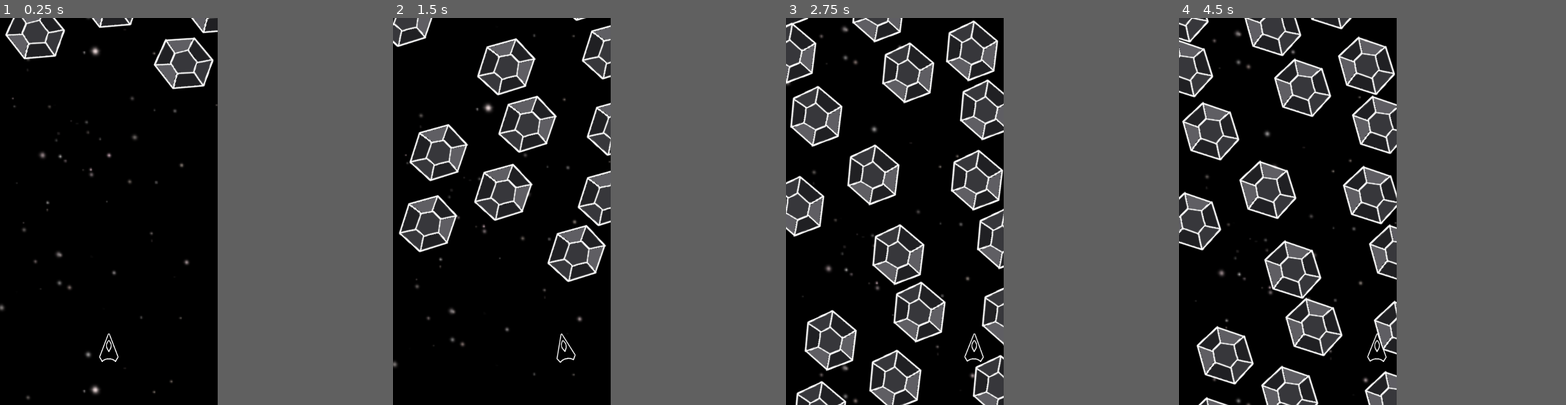
Above: before the commit, frames 1-4 (left to right).
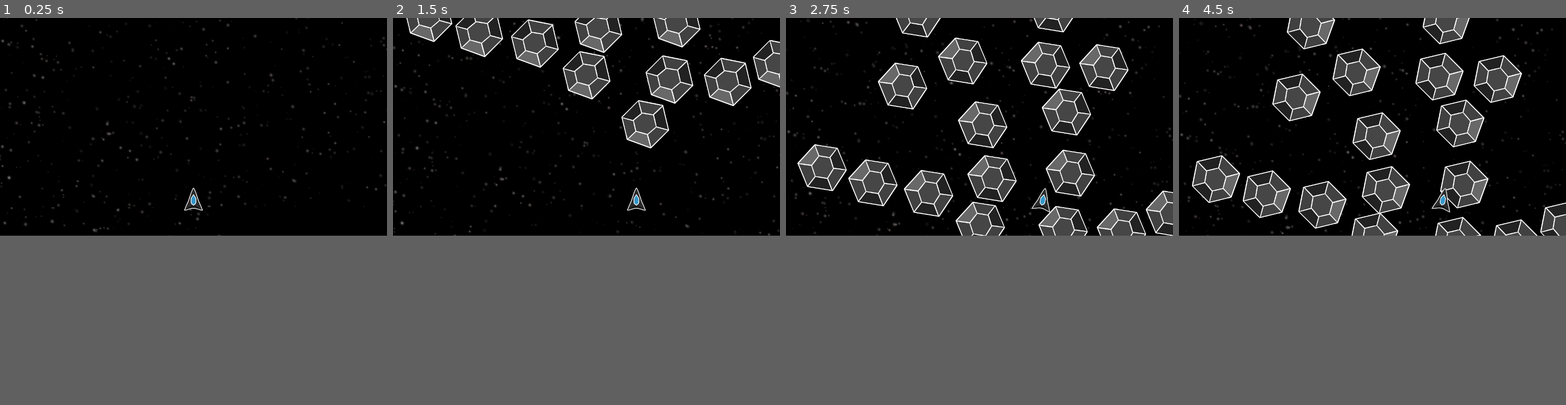
Above: after the commit, the same moments.

Repository: ANooby1890/space-shooter
Game: Godot game, scene res://scenes/levels/level.tscn
Same seed, same stepped clock (60 frames per second), same inputs: the game is played once before the commit and once after it. Before the commit the project starts from res://scenes/level.tscn.
Inputs:
- Up to frame 1 (0.25 s): no input
- Up to frame 2 (1.5 s): hold D (right) 0.53-1.28 s; hold Left (left) from 1.28 s (still down)
- Up to frame 3 (2.75 s): release Left (left) at 2.03 s; hold D (right) from 2.03 s (still down)
- Up to frame 4 (4.5 s): release D (right) at 3.53 s; hold Left (left) from 3.53 s (still down)
In our replay, the window is 450x800 before the commit and 800x450 after it. These sizes can differ from the game's own. Grey fills any space a smaller window leaves; there, only what the larger window draws over its background counts as a difference.

The runs differ from the first frame. In frame 1, 4.5% of the frame differs, in the area x 0-100%, y 0-99%; in frame 2, 21%; in frame 3, 32%, in the area x 0-100%, y 0-100%; in frame 4, 30%.

Commit message:
updated sprites

Diff:
--- a/project.godot
+++ b/project.godot
@@ -17,8 +17,8 @@
 
 [display]
 
-window/size/viewport_width=576
-window/size/viewport_height=1024
+window/size/viewport_width=1280
+window/size/viewport_height=720
 
 [input]
 
--- a/scenes/background.tscn
+++ b/scenes/Backgrounds/background.tscn
@@ -1,9 +1,9 @@
 [gd_scene format=3 uid="uid://bggpuh2olvcxx"]
 
-[ext_resource type="Texture2D" uid="uid://bo8j2x4ro6ya1" path="res://SpaceShooterRedux/Backgrounds/black.png" id="1_8sr37"]
+[ext_resource type="Texture2D" uid="uid://tremf3ig7f1j" path="res://SpaceShooterRedux/Backgrounds/background1.png" id="1_aix3q"]
 
 [node name="Background" type="Parallax2D" unique_id=1164919063]
 repeat_times = 100
 
 [node name="Sprite2D" type="Sprite2D" parent="." unique_id=210773978]
-texture = ExtResource("1_8sr37")
+texture = ExtResource("1_aix3q")
--- a/scenes/meteor.gd
+++ b/scenes/Foreground/Obstacles/meteor.gd
@@ -1,5 +1,5 @@
 extends StaticBody2D
-class_name Crashable
+class_name Obstacle
 
 @export var rotation_speed := 90
 
@@ -10,4 +10,4 @@
 
 # Called every frame. 'delta' is the elapsed time since the previous frame.
 func _process(delta: float) -> void:
-	rotation_degrees += rotation_speed * 1 * delta
+	rotation_degrees += rotation_speed * delta
--- a/scenes/meteor.tscn
+++ b/scenes/Foreground/Obstacles/meteor.tscn
@@ -1,13 +1,14 @@
 [gd_scene format=3 uid="uid://cxu2la4padurf"]
 
-[ext_resource type="Script" uid="uid://cs6rrldljlsr3" path="res://scenes/meteor.gd" id="1_pxso2"]
+[ext_resource type="Script" uid="uid://cs6rrldljlsr3" path="res://scenes/Foreground/Obstacles/meteor.gd" id="1_pxso2"]
 [ext_resource type="Texture2D" uid="uid://brfa44caayfpq" path="res://SpaceShooterRedux/PNG/Meteors/meteor1.png" id="1_tcwo0"]
 
 [sub_resource type="CapsuleShape2D" id="CapsuleShape2D_pxso2"]
-radius = 62.0
-height = 141.99998
+radius = 276.0
+height = 564.0
 
 [node name="SolidMeteor" type="StaticBody2D" unique_id=1687464699]
+scale = Vector2(0.25, 0.25)
 script = ExtResource("1_pxso2")
 
 [node name="Sprite2D" type="Sprite2D" parent="." unique_id=249990255]
@@ -15,5 +16,5 @@
 texture = ExtResource("1_tcwo0")
 
 [node name="CollisionShape2D" type="CollisionShape2D" parent="." unique_id=216711758]
-rotation = 1.5707964
+position = Vector2(3, 10)
 shape = SubResource("CapsuleShape2D_pxso2")
--- /dev/null
+++ b/scenes/Foreground/Obstacles/obstacle.gd
@@ -0,0 +1,5 @@
+# Saved as Obstacle.gd
+extends Obstacle
+
+func _process(delta: float) -> void:
+	pass
--- /dev/null
+++ b/scenes/Foreground/foreground.tscn
@@ -0,0 +1,9 @@
+[gd_scene format=3 uid="uid://b3j5uduj58fx3"]
+
+[ext_resource type="PackedScene" uid="uid://cxu2la4padurf" path="res://scenes/Foreground/Obstacles/meteor.tscn" id="1_2gfar"]
+[ext_resource type="Script" uid="uid://cvyhw27vfoa6e" path="res://scenes/Foreground/foreground.gd" id="1_lqts8"]
+
+[node name="Foreground" type="Node2D" unique_id=6261842]
+script = ExtResource("1_lqts8")
+
+[node name="Meteor" parent="." unique_id=1389272604 instance=ExtResource("1_2gfar")]
--- a/scenes/foreground.tscn
+++ /dev/null
@@ -1,9 +0,0 @@
-[gd_scene format=3 uid="uid://b3j5uduj58fx3"]
-
-[ext_resource type="PackedScene" uid="uid://cxu2la4padurf" path="res://scenes/meteor.tscn" id="1_2gfar"]
-[ext_resource type="Script" uid="uid://1yfg57s71yhe" path="res://scenes/foreground.gd" id="1_lqts8"]
-
-[node name="Foreground" type="Node2D" unique_id=6261842]
-script = ExtResource("1_lqts8")
-
-[node name="Meteor" parent="." unique_id=1389272604 instance=ExtResource("1_2gfar")]
--- a/scenes/level.tscn
+++ b/scenes/levels/level.tscn
@@ -1,10 +1,9 @@
 [gd_scene format=3 uid="uid://dxon0mk8dgivo"]
 
-[ext_resource type="PackedScene" uid="uid://b3j5uduj58fx3" path="res://scenes/foreground.tscn" id="2_mx8sn"]
-[ext_resource type="Texture2D" uid="uid://tremf3ig7f1j" path="res://SpaceShooterRedux/Backgrounds/background1.png" id="2_ppgk2"]
+[ext_resource type="PackedScene" uid="uid://b3j5uduj58fx3" path="res://scenes/Foreground/foreground.tscn" id="2_mx8sn"]
 [ext_resource type="PackedScene" uid="uid://cqow47bch5ocs" path="res://scenes/player.tscn" id="2_w8frs"]
-[ext_resource type="PackedScene" uid="uid://bggpuh2olvcxx" path="res://scenes/background.tscn" id="3_mx8sn"]
-[ext_resource type="PackedScene" uid="uid://cxu2la4padurf" path="res://scenes/meteor.tscn" id="4_2r41h"]
+[ext_resource type="PackedScene" uid="uid://bggpuh2olvcxx" path="res://scenes/Backgrounds/background.tscn" id="3_mx8sn"]
+[ext_resource type="PackedScene" uid="uid://cxu2la4padurf" path="res://scenes/Foreground/Obstacles/meteor.tscn" id="4_2r41h"]
 [ext_resource type="PackedScene" uid="uid://b06gabo1gajjr" path="res://scenes/camera_2d.tscn" id="4_mx8sn"]
 
 [sub_resource type="RectangleShape2D" id="RectangleShape2D_2r41h"]
@@ -13,13 +12,10 @@
 [node name="EarthLevel" type="Node2D" unique_id=871558593]
 
 [node name="Background" parent="." unique_id=1164919063 instance=ExtResource("3_mx8sn")]
+scale = Vector2(2, 2)
 scroll_scale = Vector2(1, 0.3)
-repeat_size = Vector2(0, 896)
+repeat_size = Vector2(0, 720)
 repeat_times = 30
-
-[node name="Sprite2D" parent="Background" index="0" unique_id=210773978]
-scale = Vector2(3.5, 3.5)
-texture = ExtResource("2_ppgk2")
 
 [node name="Foreground" parent="." unique_id=523679410 instance=ExtResource("2_mx8sn")]
 
@@ -36,7 +32,7 @@
 position = Vector2(301, -1185)
 
 [node name="Meteor13" parent="Foreground" unique_id=1421842589 instance=ExtResource("4_2r41h")]
-position = Vector2(67, -1193)
+position = Vector2(42, -1167)
 
 [node name="Meteor14" parent="Foreground" unique_id=1131410917 instance=ExtResource("4_2r41h")]
 position = Vector2(3, -1013)
@@ -45,7 +41,13 @@
 position = Vector2(277, -999)
 
 [node name="Meteor16" parent="Foreground" unique_id=981034635 instance=ExtResource("4_2r41h")]
-position = Vector2(-196, -930)
+position = Vector2(-352, -1153)
+
+[node name="Meteor40" parent="Foreground" unique_id=1687464699 instance=ExtResource("4_2r41h")]
+position = Vector2(-520, -1203)
+
+[node name="Meteor41" parent="Foreground" unique_id=559466546 instance=ExtResource("4_2r41h")]
+position = Vector2(632, -1050)
 
 [node name="Meteor17" parent="Foreground" unique_id=56572936 instance=ExtResource("4_2r41h")]
 position = Vector2(-168, -1118)
@@ -84,7 +86,7 @@
 position = Vector2(321, -2466)
 
 [node name="Meteor29" parent="Foreground" unique_id=272666158 instance=ExtResource("4_2r41h")]
-position = Vector2(44, -2424)
+position = Vector2(52, -2436)
 
 [node name="Meteor30" parent="Foreground" unique_id=598575931 instance=ExtResource("4_2r41h")]
 position = Vector2(276, -2252)
@@ -107,10 +109,28 @@
 [node name="Meteor36" parent="Foreground" unique_id=712220033 instance=ExtResource("4_2r41h")]
 position = Vector2(206, -1884)
 
+[node name="Meteor37" parent="Foreground" unique_id=974117828 instance=ExtResource("4_2r41h")]
+position = Vector2(-224, -2355)
+
+[node name="Meteor38" parent="Foreground" unique_id=1492574480 instance=ExtResource("4_2r41h")]
+position = Vector2(-415, -2237)
+
+[node name="Meteor39" parent="Foreground" unique_id=1707040835 instance=ExtResource("4_2r41h")]
+position = Vector2(442, -2171)
+
+[node name="Meteor42" parent="Foreground" unique_id=1898457379 instance=ExtResource("4_2r41h")]
+position = Vector2(-186, -2534)
+
+[node name="Meteor43" parent="Foreground" unique_id=237807290 instance=ExtResource("4_2r41h")]
+position = Vector2(-105, -2667)
+
+[node name="Meteor44" parent="Foreground" unique_id=1054291736 instance=ExtResource("4_2r41h")]
+position = Vector2(192, -2581)
+
 [node name="Player" parent="." unique_id=562159398 instance=ExtResource("2_w8frs")]
 
 [node name="Camera2D" parent="." unique_id=1170865184 node_paths=PackedStringArray("player") instance=ExtResource("4_mx8sn")]
-offset = Vector2(0, -360.045)
+offset = Vector2(0, -240)
 player = NodePath("../Player")
 
 [node name="Borders" type="Node2D" parent="." unique_id=639548502]
@@ -118,13 +138,13 @@
 [node name="LeftBorder" type="StaticBody2D" parent="Borders" unique_id=856365432]
 
 [node name="CollisionShape2D" type="CollisionShape2D" parent="Borders/LeftBorder" unique_id=1615585664]
-position = Vector2(-358.5, -1185.5)
+position = Vector2(-704, -1281)
 shape = SubResource("RectangleShape2D_2r41h")
 
 [node name="LeftBorder2" type="StaticBody2D" parent="Borders" unique_id=8497510]
 
 [node name="CollisionShape2D" type="CollisionShape2D" parent="Borders/LeftBorder2" unique_id=1755091501]
-position = Vector2(359, -1209)
+position = Vector2(704, -1290)
 shape = SubResource("RectangleShape2D_2r41h")
 
 [editable path="Background"]
--- a/scenes/player.gd
+++ b/scenes/player.gd
@@ -2,7 +2,8 @@
 
 @export var speedY := 400
 @export var speedX := 300
-var borderWidth = 10
+@export var godmode := false
+
 var gameOver = false
 
 func _ready() -> void:
@@ -19,27 +20,28 @@
 		# 2. Move using Godot's standard physics (it handles delta automatically!)
 		move_and_slide()
 
-		# Get the size of the game window screen
-		var screen_size = get_viewport_rect().size
-
-		# Clamp X coordinate between 0 and screen width
-		position.x = clamp(position.x, -(screen_size.x)/2 + borderWidth, (screen_size.x)/2 - borderWidth)
-
-		# Handle visual sprite rotation based on key inputs
-		if Input.is_key_pressed(KEY_RIGHT) and $PlayerImage.rotation < 0.2:
+		# Handle visual sprite rotation based on direction, not hardcoded keys ---
+		if direction > 0 and $PlayerImage.rotation < 0.2:
+			# Moving Right
 			$PlayerImage.rotation += 1 * delta
-		elif Input.is_key_pressed(KEY_LEFT) and $PlayerImage.rotation > -0.2:
+		elif direction < 0 and $PlayerImage.rotation > -0.2:
+			# Moving Left
 			$PlayerImage.rotation -= 1 * delta
-		else:
+		elif direction == 0:
+			# No horizontal input: Return to center
 			if $PlayerImage.rotation < 0:
 				$PlayerImage.rotation += 1 * delta
+				# Prevent overshooting past 0
+				if $PlayerImage.rotation > 0: $PlayerImage.rotation = 0
 			elif $PlayerImage.rotation > 0:
 				$PlayerImage.rotation -= 1 * delta
+				# Prevent overshooting past 0
+				if $PlayerImage.rotation < 0: $PlayerImage.rotation = 0
 
 		# Old move_and_collide check replaced with Godot's slide collision check
-		if get_slide_collision_count() > 0:
+		if get_slide_collision_count() > 0 and not godmode:
 			var collision_info = get_slide_collision(0) # Get the first collision
 			var collider = collision_info.get_collider()
-			if collider is Crashable:
-				print("Physics movement hit a wall! Object name: ", collider.name)
+			if collider is Obstacle:
+				print("Physics movement hit a obstacle! Object name: ", collider.name)
 				gameOver = true
Binary file changed: SpaceShooterRedux/Backgrounds/background1.png
Binary file changed: SpaceShooterRedux/PNG/Meteors/meteor1.png
Binary file changed: SpaceShooterRedux/PNG/ship1.png
Renamed: scenes/meteor.gd.uid -> scenes/Foreground/Obstacles/meteor.gd.uid
Not shown, added: scenes/Foreground/Obstacles/obstacle.gd.uid
Renamed: scenes/foreground.gd -> scenes/Foreground/foreground.gd
Not shown, added: scenes/Foreground/foreground.gd.uid
Not shown, removed: scenes/foreground.gd.uid
Renamed: scenes/level.gd -> scenes/levels/level.gd
Renamed: scenes/level.gd.uid -> scenes/levels/level.gd.uid
